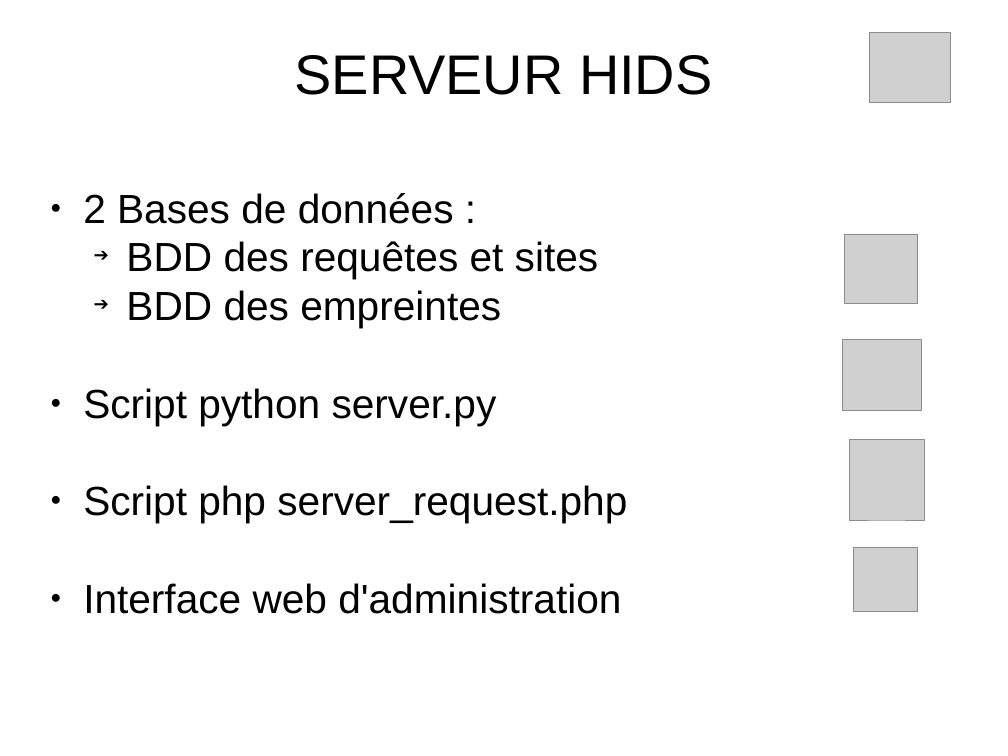
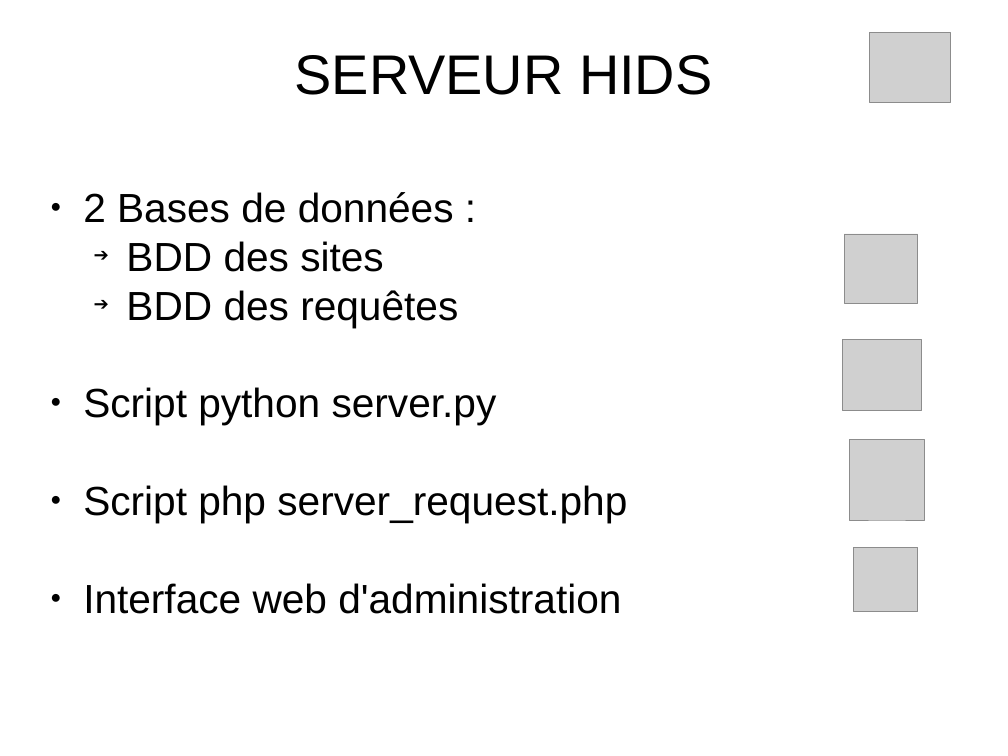
Before and after one commit to maximecohen2/secu_b3_TP-lab2, a slide deck: slide 2 of doc/Infrastructure.odp. Drawn at 1008x756 pixels with LibreOffice and Linux fonts; fonts in the diff are those of the drawing; grey boxes stand for pictures; background and template pictures are left out. Boxes give left, top, right and bottom in pixels: in the first picture for what was removed or moved away, otherwise in the second. Text is boxed around its words. In the diff, an @@ line names an element or a change of style, - is before the commit and + after.

Commit message:
correction hids and doc

```diff
--- a/doc/Infrastructure.odp
+++ b/doc/Infrastructure.odp
@@ subtitle "2 Bases de données :" at box(83, 192, 627, 614): vertical alignment top to middle @@
@@ subtitle at box(126, 241, 458, 328): text changed @@
-    ➔ BDD des requêtes et sites
-    ➔ BDD des empreintes
+    ➔ BDD des sites
+    ➔ BDD des requêtes
```
Also in this commit, not shown: 1 other slide changed, 2 other files.
